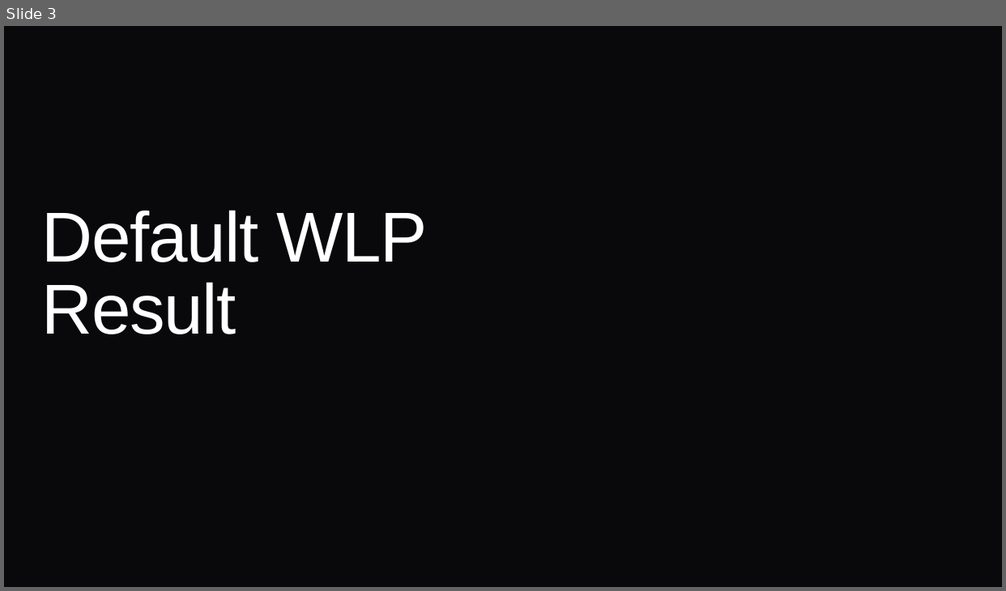
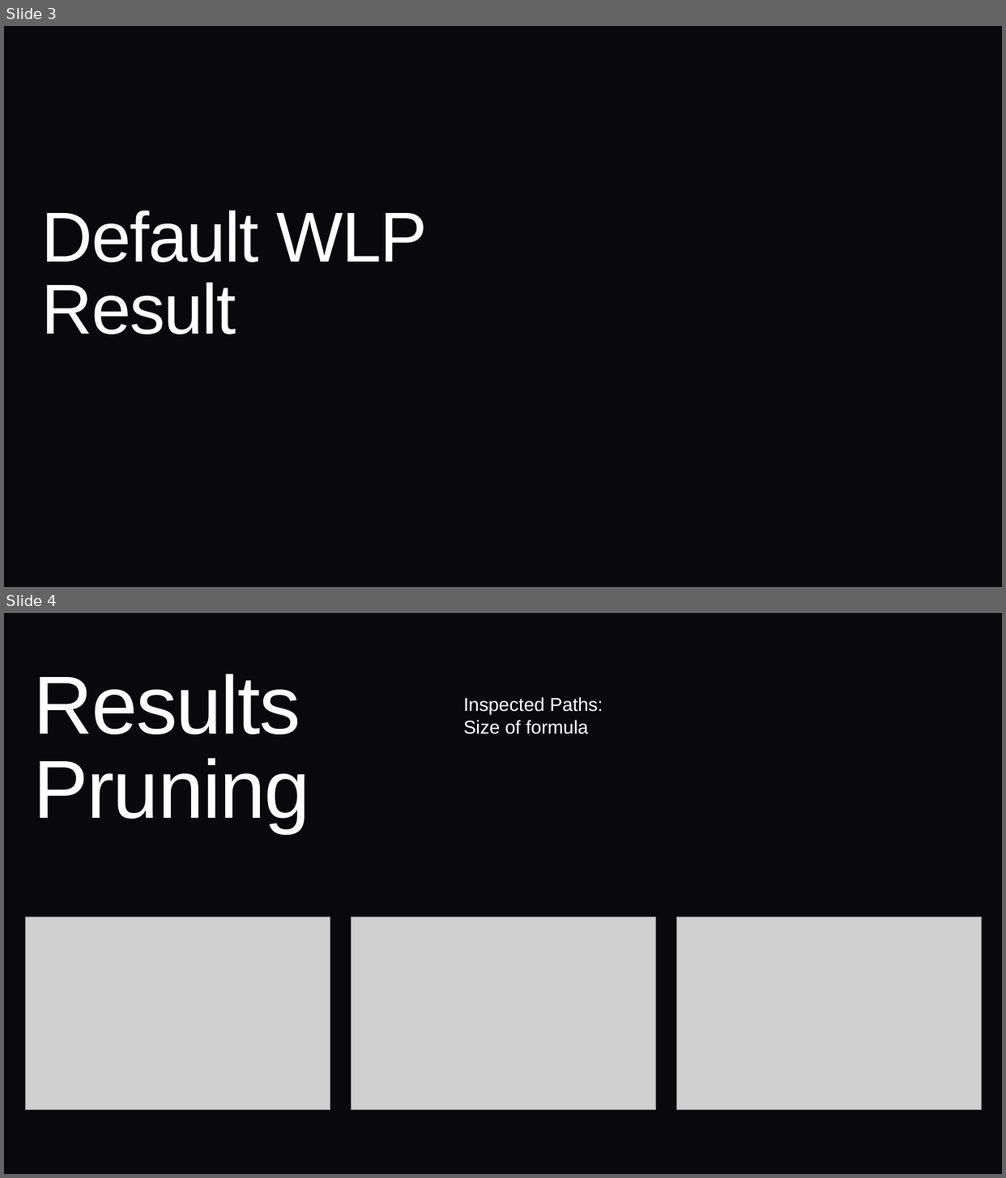
Before and after one commit to JariKanarie/gclparser-master_PSAV, a slide deck: docs/End_Presentation.pptx. Shown one above the other, each under a label of ours: slide 3 before the commit, slides 3 and 4 after it. The pictures are 1006x591 and 1006x1178 pixels, drawn with LibreOffice and Linux fonts; fonts in the diff are those of the drawing; grey boxes stand for pictures; background and template pictures are left out. Boxes give left, top, right and bottom in pixels: in the first picture for what was removed or moved away, otherwise in the second. Text is boxed around its words. In the diff, an @@ line names an element or a change of style, - is before the commit and + after.

Commit message:
Pictures added

```diff
--- a/docs/End_Presentation.pptx
+++ b/docs/End_Presentation.pptx
@@ slide 4 added at box(4, 613, 1002, 1174), background #09090C @@
@@ title added at box(33, 674, 310, 833), 79.2 pt, text #FFFFFF @@
+Results Pruning
@@ text added at box(463, 697, 603, 735), 18 pt, text #FFFFFF @@
+Inspected Paths:
+Size of formula
@@ picture added at box(26, 918, 330, 1110) @@
@@ picture added at box(351, 918, 656, 1110) @@
@@ picture added at box(677, 918, 982, 1110) @@
```
Also in this commit, not shown: 1 slide changed, 3 other slides added, 4 slides removed.
